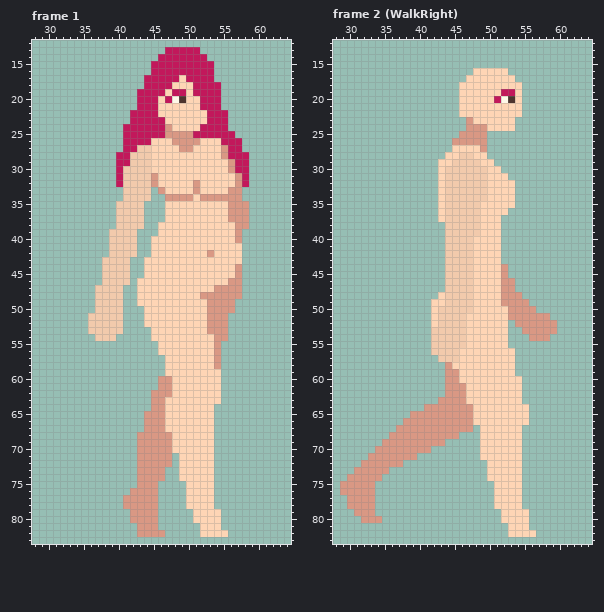
Edited in one commit: pixel-art file (Sidescroller/Practice/female_walk_96x96.aseprite). This is how it looked before the edit.
96x96 pixels, 7 frames. Shown: frame 1: x 28..64, y 12..83; frame 2 (WalkRight): x 28..64, y 12..83. The commit also changed other frames, which this record leaves out.
After the commit:
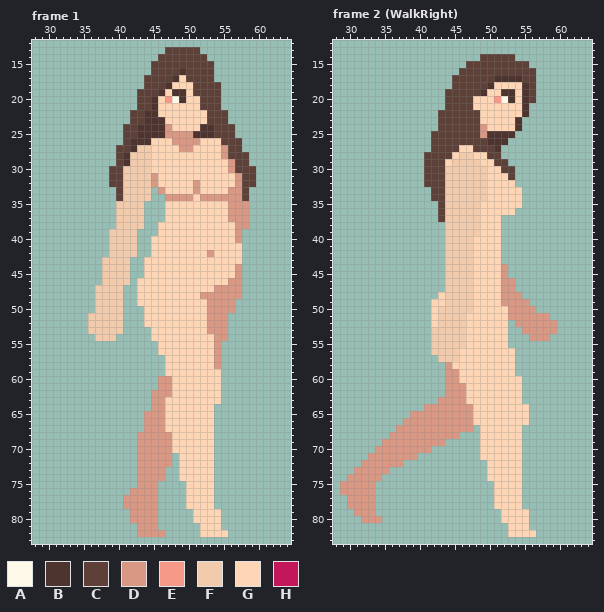
Palette (. is transparent): A #fff9e9  B #4e342e  C #5d4037  D #d99884  E #f69988  F #f2caac  G #fed5b5  H #c2185b
The exact change:
Changed rows in their new state; - is an unchanged pixel.
Frame 1, layers "Hair", "Eyes":
first column x 39:
13 --------CCCCC--------
14 -------CCCCCCC-------
15 ------CCCCCCCCC------
16 ------CCCCBCCCC------
17 -----CCCCB-CCCC------
18 -----CCCB---CCCC-----
19 ----CCCB-BB-CCCC-----
20 ----CCB-E----CCC-----
21 ----CCB------CCC-----
22 ---CCBB-------CCC----
23 ---CCBBB------CCC----
24 --CCBBBB-----BBCCC---
25 --CCBBBB----BBBCCC---
26 --CBBB----------CCC--
27 -CCB-------------CC--
28 -CB--------------CCC-
29 -CB---------------CC-
30 CC----------------CCC
31 CC-----------------CC
32 CC-----------------CC
33 -C-----------------C-
34 -C-----------------C-
Frame 2 (WalkRight), layers "Hair", "Eyes", "Body":
first column x 41:
14 --------CCCCC---
15 ------CCCCCCCCC-
16 -----CCCCCCCCCCC
17 ----CCCCCCBBBBCC
18 ----CCCCCB----BC
19 ---CCCCCB--BB-BC
20 ---CCCC---E---BC
21 ---CCCC-------B-
22 --CCCCCC------B-
23 --CCCCCC-----B--
24 --CCCCCC-----B--
25 -CCCCCCC-BBBB---
26 -CCCCCCCCBBB----
27 -CCCC--CCCB-----
28 CCCC-----CC-----
29 CCC-------CC----
30 CCC--------CC---
31 CCC---------C---
32 CCC-------------
33 -CC----------G--
34 -CC----------G--
35 --C----------G--
36 --C---------G---
37 --C-------------
Changed places in both pictures, as pixel boxes (x1, y1, x2, y2):
changed: (109, 47, 256, 201)
changed: (424, 54, 536, 222)
